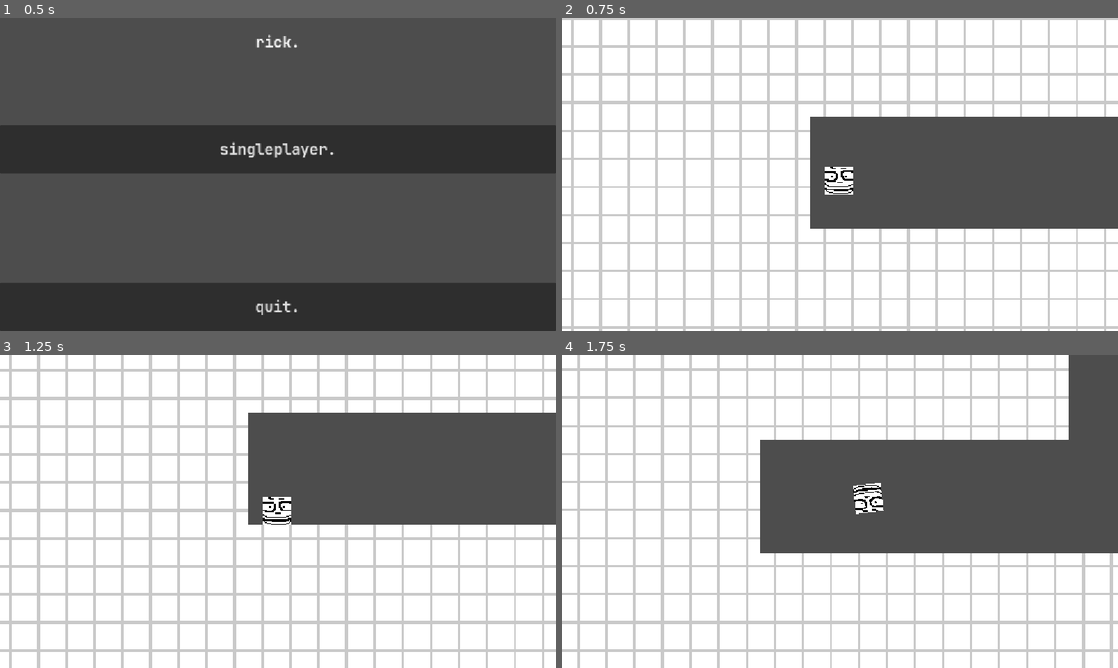
Above: before the commit, frames 1-4 (two rows, left to right).
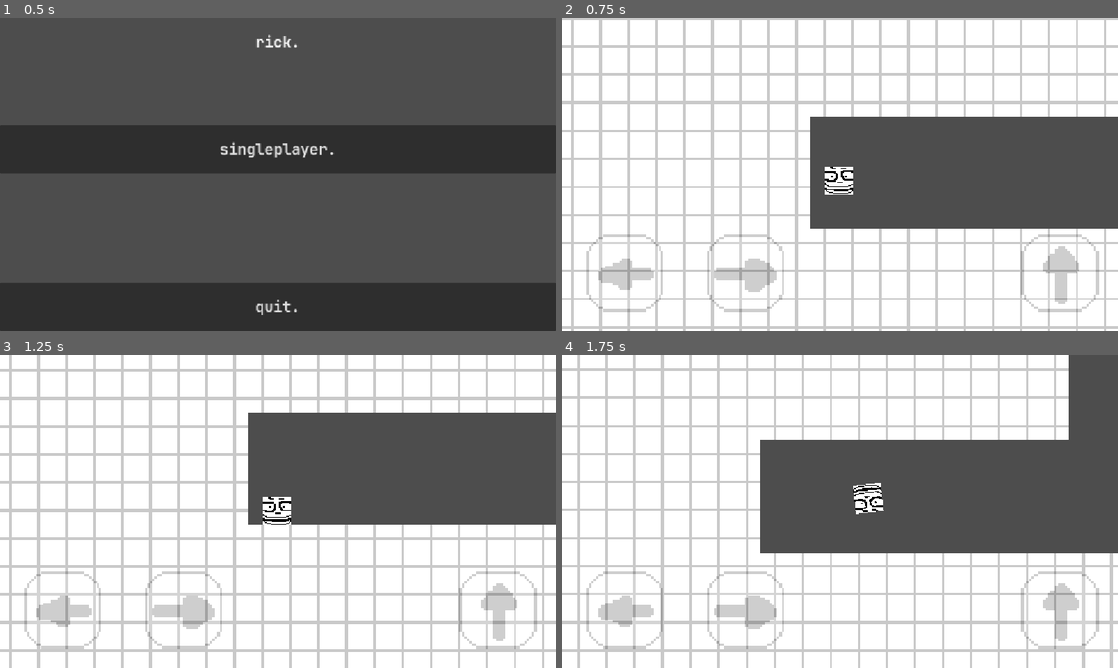
Above: after the commit, the same moments.

Repository: Paylicier/RickTheGame
Game: Godot game, scene res://menu.tscn
The game is run twice, just before and just after one commit, with the same random seed, the same clock (stepped at 60 frames per second) and the same inputs.
Inputs (mouse positions are in pixels of both pictures, inside the frame that each line leads up to):
- Up to frame 1 (0.5 s): no input
- Up to frame 2 (0.75 s): click "singleplayer." at 0.5 s
- Up to frame 3 (1.25 s): no input
- Up to frame 4 (1.75 s): tap Enter at 1.25 s; move the mouse to (962, 495) at 1.27 s; hold D (right) from 1.28 s (still down); tap Space (jump) at 1.35, 1.52 s; click (962, 495) at 1.42 s

Frame 1 is identical in both runs. In frame 2, 3.0% of the frame differs, in the area x 4-97%, y 69-94%; in frame 3, 3.0%; in frame 4, 3.0%.

Commit message:
chore: add touchscreen support

Diff:
--- /dev/null
+++ b/MobileControls.tscn
@@ -0,0 +1,64 @@
+[gd_scene format=3 uid="uid://dcbnjjh0nl2yo"]
+
+[ext_resource type="Texture2D" uid="uid://dj0rina5ds3tt" path="res://assets/sprite/left.png" id="1_6x7v6"]
+[ext_resource type="Texture2D" uid="uid://4bdnqjuu5wjr" path="res://assets/sprite/right.png" id="2_hklcm"]
+[ext_resource type="Texture2D" uid="uid://xboiskjo13ov" path="res://assets/sprite/up.png" id="3_qyf6p"]
+
+[node name="MobileControls" type="CanvasLayer" unique_id=1338979537]
+
+[node name="Control" type="Control" parent="." unique_id=727827268]
+modulate = Color(1, 1, 1, 0.19215687)
+layout_mode = 3
+anchors_preset = 15
+anchor_right = 1.0
+anchor_bottom = 1.0
+grow_horizontal = 2
+grow_vertical = 2
+
+[node name="DPadArea" type="Control" parent="Control" unique_id=1537527599]
+custom_minimum_size = Vector2(500, 200)
+layout_mode = 1
+anchors_preset = 2
+anchor_top = 1.0
+anchor_bottom = 1.0
+offset_top = -200.0
+offset_right = 500.0
+grow_vertical = 0
+
+[node name="LeftButton" type="TouchScreenButton" parent="Control/DPadArea" unique_id=1221773041]
+texture_filter = 3
+position = Vector2(50, 0)
+scale = Vector2(5, 5)
+texture_normal = ExtResource("1_6x7v6")
+passby_press = true
+action = "left"
+visibility_mode = 1
+
+[node name="RightButton" type="TouchScreenButton" parent="Control/DPadArea" unique_id=563911510]
+texture_filter = 3
+position = Vector2(300, 0)
+scale = Vector2(5, 5)
+texture_normal = ExtResource("2_hklcm")
+passby_press = true
+action = "right"
+visibility_mode = 1
+
+[node name="ActionArea" type="Control" parent="Control" unique_id=733301231]
+custom_minimum_size = Vector2(200, 200)
+layout_mode = 1
+anchors_preset = 3
+anchor_left = 1.0
+anchor_top = 1.0
+anchor_right = 1.0
+anchor_bottom = 1.0
+offset_left = -40.0
+offset_top = -40.0
+grow_horizontal = 0
+grow_vertical = 0
+
+[node name="UpButton" type="TouchScreenButton" parent="Control/ActionArea" unique_id=268526976]
+texture_filter = 3
+scale = Vector2(5, 5)
+texture_normal = ExtResource("3_qyf6p")
+action = "jump"
+visibility_mode = 1
--- a/main.tscn
+++ b/main.tscn
@@ -9,6 +9,7 @@
 [ext_resource type="PackedScene" uid="uid://nc6ba5midt8r" path="res://button.tscn" id="7_kek77"]
 [ext_resource type="Script" uid="uid://bghokn4kmkikx" path="res://scripts/door.gd" id="8_4c57u"]
 [ext_resource type="PackedScene" uid="uid://uo87nlk1etrg" path="res://companion_cube.tscn" id="10_4c57u"]
+[ext_resource type="PackedScene" uid="uid://dcbnjjh0nl2yo" path="res://MobileControls.tscn" id="11_efxa6"]
 [ext_resource type="Texture2D" uid="uid://bds16cmntyg7d" path="res://assets/sprite/door.png" id="12_dg77c"]
 
 [sub_resource type="RectangleShape2D" id="RectangleShape2D_y0rbu"]
@@ -186,6 +187,8 @@
 position = Vector2(-143, -33)
 shape = SubResource("RectangleShape2D_5xl8h")
 
+[node name="MobileControls" parent="." unique_id=1338979537 instance=ExtResource("11_efxa6")]
+
 [connection signal="activated" from="Button" to="Door" method="_on_button_activated"]
 [connection signal="activated" from="Button2" to="Door2" method="_on_button_2_activated"]
 [connection signal="deactivated" from="Button2" to="Door2" method="_on_button_2_deactivated"]
--- a/project.godot
+++ b/project.godot
@@ -38,6 +38,7 @@
 , Object(InputEventKey,"resource_local_to_scene":false,"resource_name":"","device":-1,"window_id":0,"alt_pressed":false …(183 unchanged characters)…
 , Object(InputEventKey,"resource_local_to_scene":false,"resource_name":"","device":-1,"window_id":0,"alt_pressed":false …(183 unchanged characters)…
 , Object(InputEventJoypadButton,"resource_local_to_scene":false,"resource_name":"","device":-1,"button_index":3,"pressure":0.0,"pressed":false,"script":null)
+, Object(InputEventJoypadButton,"resource_local_to_scene":false,"resource_name":"","device":-1,"button_index":0,"pressure":0.0,"pressed":false,"script":null)
 ]
 }
 left={
@@ -56,6 +57,10 @@
 ]
 }
 
+[input_devices]
+
+pointing/emulate_touch_from_mouse=true
+
 [physics]
 
 3d/physics_engine="Jolt Physics"
@@ -64,3 +69,4 @@
 
 rendering_device/driver.windows="d3d12"
 renderer/rendering_method="mobile"
+textures/vram_compression/import_etc2_astc=true
Binary file added: assets/sprite/left.png
Not shown, added: assets/sprite/left.png.import
Binary file added: assets/sprite/right.png
Not shown, added: assets/sprite/right.png.import
Binary file added: assets/sprite/up.png
Not shown, added: assets/sprite/up.png.import
Not shown, changed: export_presets.cfg
